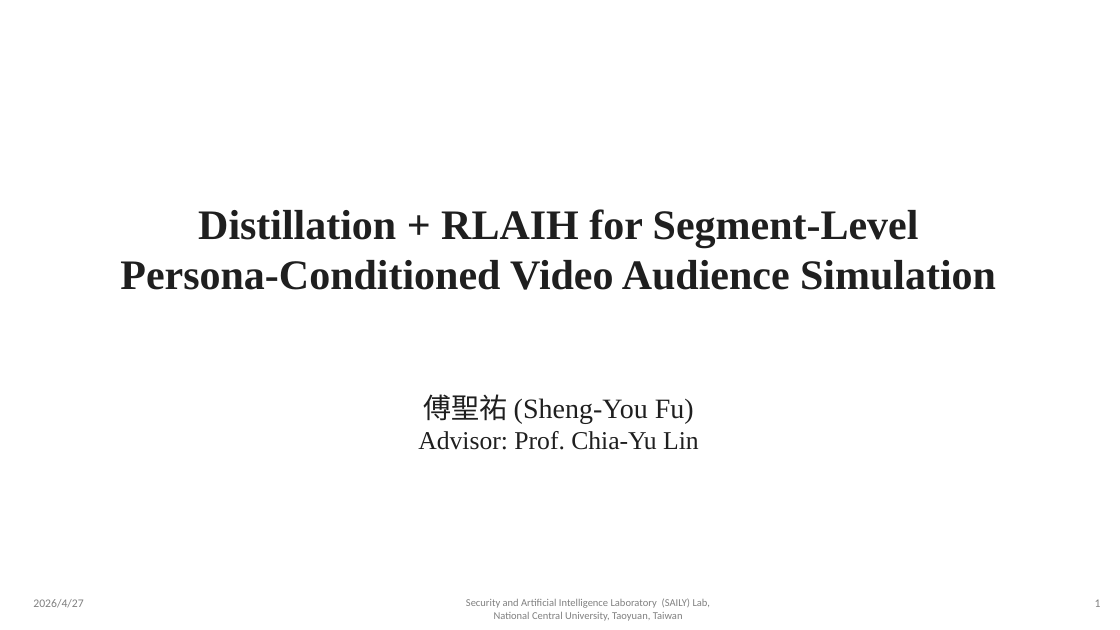
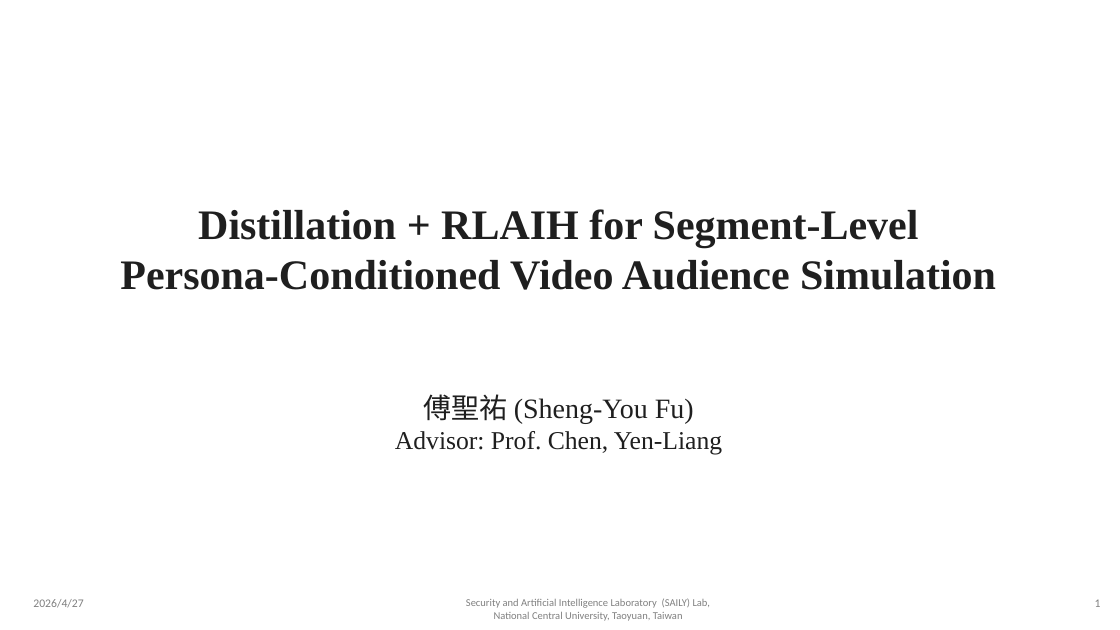
Before and after one commit to box755/simlens-research, a slide deck: slide 1 of SimLens_Proposal_2026-04-27.pptx. Drawn at 1120x630 pixels with LibreOffice and Linux fonts; fonts in the diff are those of the drawing. Boxes give left, top, right and bottom in pixels: in the first picture for what was removed or moved away, otherwise in the second. Text is boxed around its words. In the diff, an @@ line names an element or a change of style, - is before the commit and + after.

```diff
--- a/SimLens_Proposal_2026-04-27.pptx
+++ b/SimLens_Proposal_2026-04-27.pptx
@@ text "傅聖祐 (Sheng-You Fu)": place and size @@
-text "傅聖祐 (Sheng-You Fu)" at (418, 394, 699, 450)
+text "傅聖祐 (Sheng-You Fu)" at (395, 394, 722, 455)
@@ text at (395, 431, 722, 455): text changed @@
-Advisor: Prof. Chia-Yu Lin
+Advisor: Prof. Chen, Yen-Liang
```
Also in this commit, not shown: 7 other slides changed, 6 other files.
